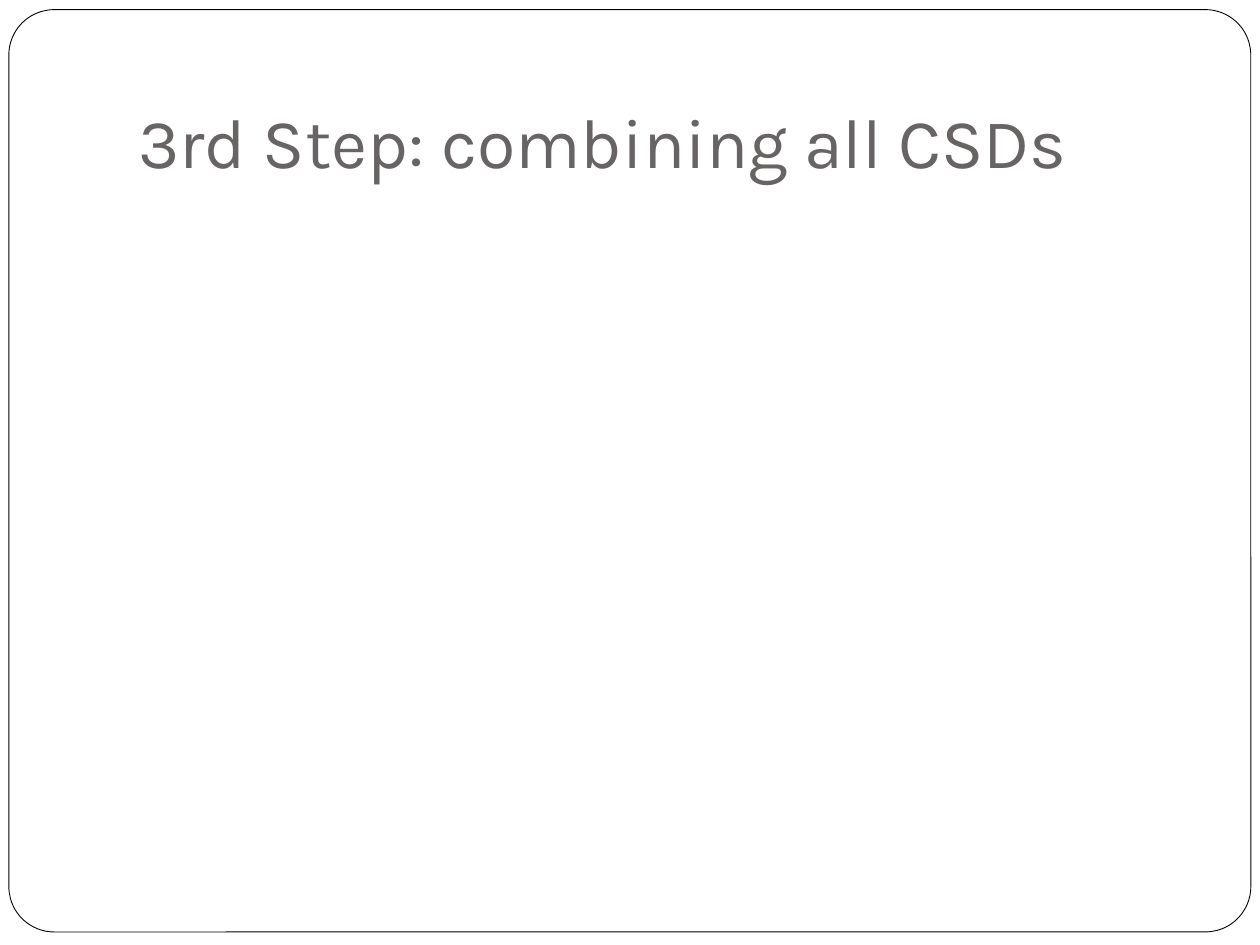
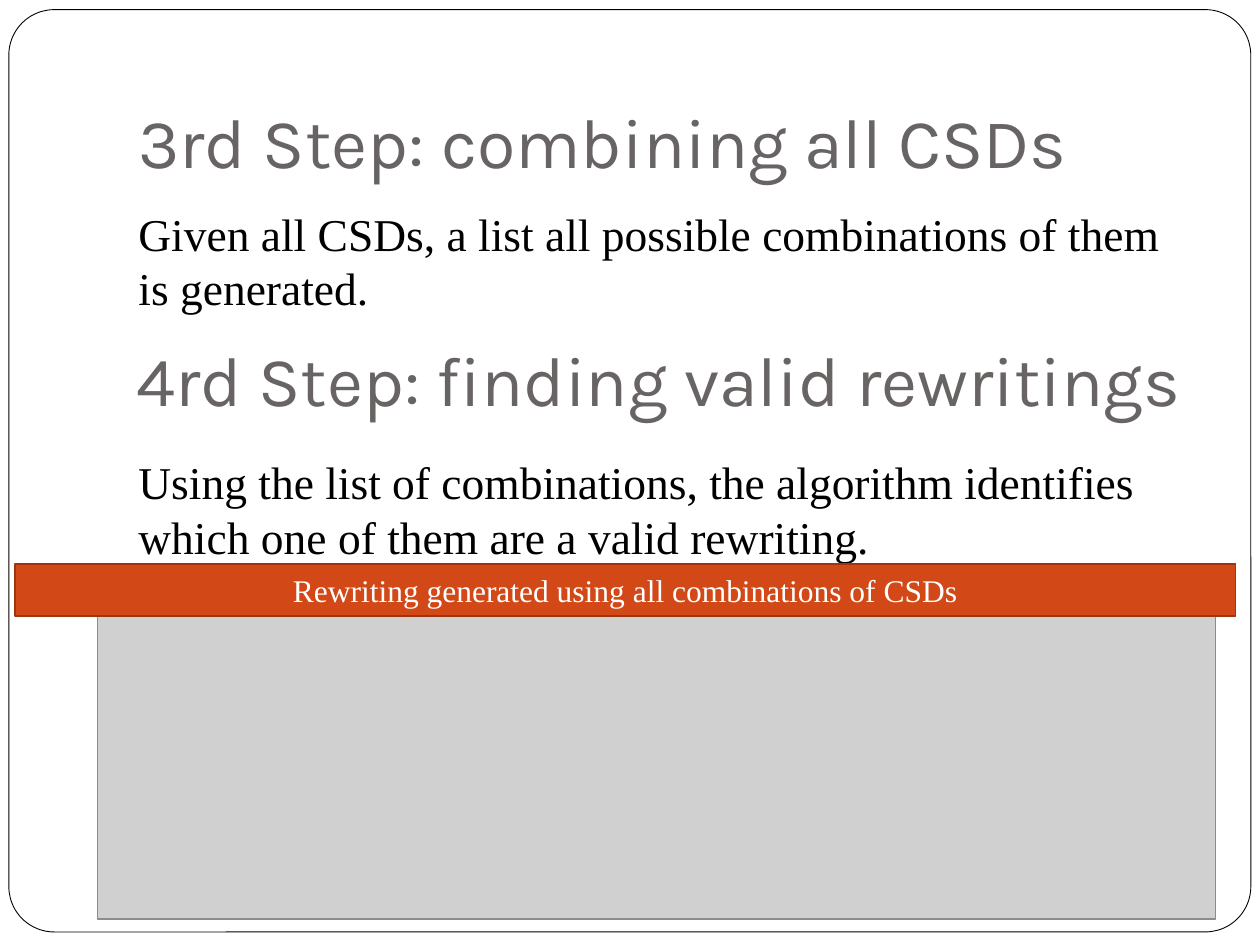
Before and after one commit to danielboni/DanielCarvalho-PhD, a slide deck: slide 6 of MyLatexFiles/Report - Oct 20/report oct 20.pptx. Drawn at 1260x945 pixels with LibreOffice and Linux fonts; fonts in the diff are those of the drawing; grey boxes stand for pictures. Boxes give left, top, right and bottom in pixels: in the first picture for what was removed or moved away, otherwise in the second. Text is boxed around its words. In the diff, an @@ line names an element or a change of style, - is before the commit and + after.

```diff
--- a/MyLatexFiles/Report - Oct 20/report oct 20.pptx
+++ b/MyLatexFiles/Report - Oct 20/report oct 20.pptx
@@ text added at bbox=[138, 219, 1159, 563], 26 pt, text #000000 @@
+Given all CSDs, a list all possible combinations of them is generated.
+Using the list of combinations, the algorithm identifies which one of them are a valid rewriting.
@@ text added at bbox=[136, 358, 1180, 422], 40 pt, text #696464 @@
+4rd Step: finding valid rewritings
@@ rectangle added at bbox=[15, 563, 1236, 616], fill #D34817, outline #9C3511 1 pt, 18 pt, text #FFFFFF @@
+Rewriting generated using all combinations of CSDs
@@ picture added at bbox=[97, 585, 1215, 919] @@
```
Also in this commit, not shown: 1 slide added, 1 slide removed, 2 other files.
